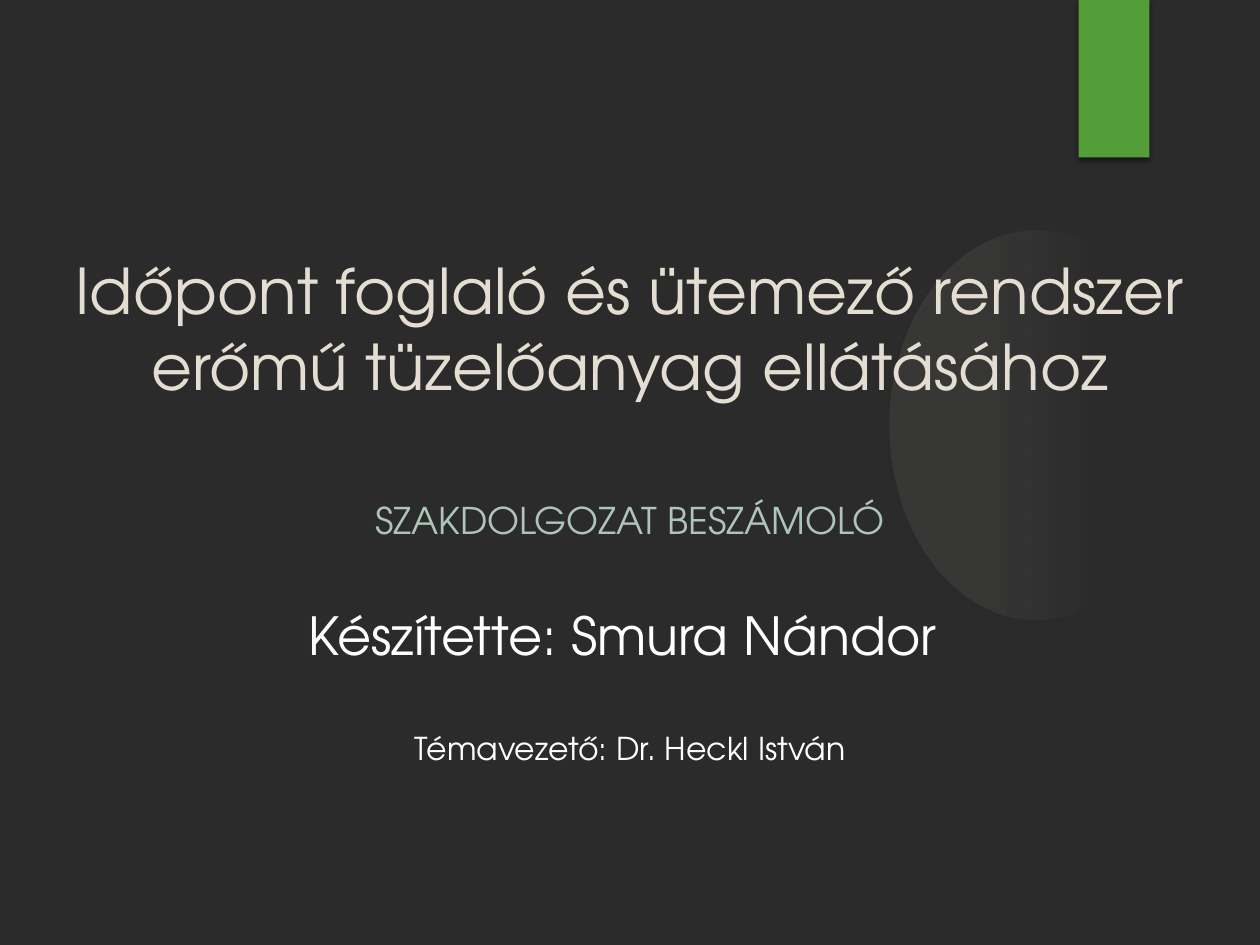
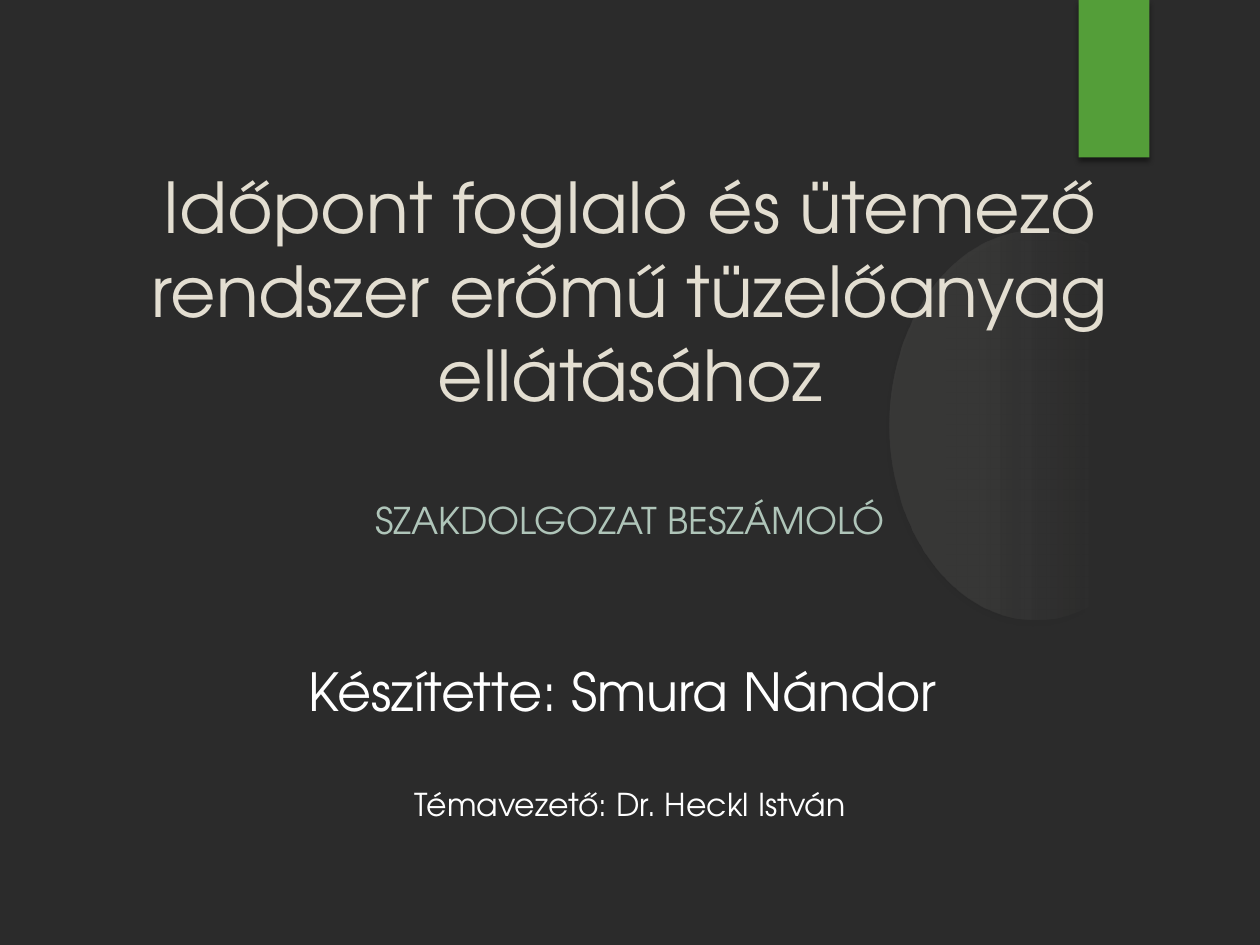
Before and after one commit to smnandor/Tervez-s-I.-II., a slide deck: slide 1 of Tervezes II/presentations/Szakdolgozat_prezentáció_4_3_IAUL0M_v7.pptx. Drawn at 1260x945 pixels with LibreOffice and Linux fonts; fonts in the diff are those of the drawing; background and template pictures are left out; a plain dark background stands for a picture behind light text. Boxes give left, top, right and bottom in pixels: in the first picture for what was removed or moved away, otherwise in the second. Text is boxed around its words. In the diff, an @@ line names an element or a change of style, - is before the commit and + after.

```diff
--- a/Tervezes II/presentations/Szakdolgozat_prezentáció_4_3_IAUL0M_v7.pptx
+++ b/Tervezes II/presentations/Szakdolgozat_prezentáció_4_3_IAUL0M_v7.pptx
@@ text "Időpont foglaló és ütemező rendszer ...": place and size @@
-text "Időpont foglaló és ütemező rendszer ..." at (76, 266, 1184, 404)
+text "Időpont foglaló és ütemező rendszer ..." at (152, 179, 1108, 402)
@@ text "Időpont foglaló és ütemező rendszer ..." at (152, 179, 1108, 402): size 36 to 40 pt @@
@@ text "Készítette: Smura Nándor": place and size @@
-text "Készítette: Smura Nándor" at (309, 615, 936, 761)
+text "Készítette: Smura Nándor" at (309, 671, 936, 817)
```
Also in this commit, not shown: 11 other slides changed, 1 slide added, 25 other files.
